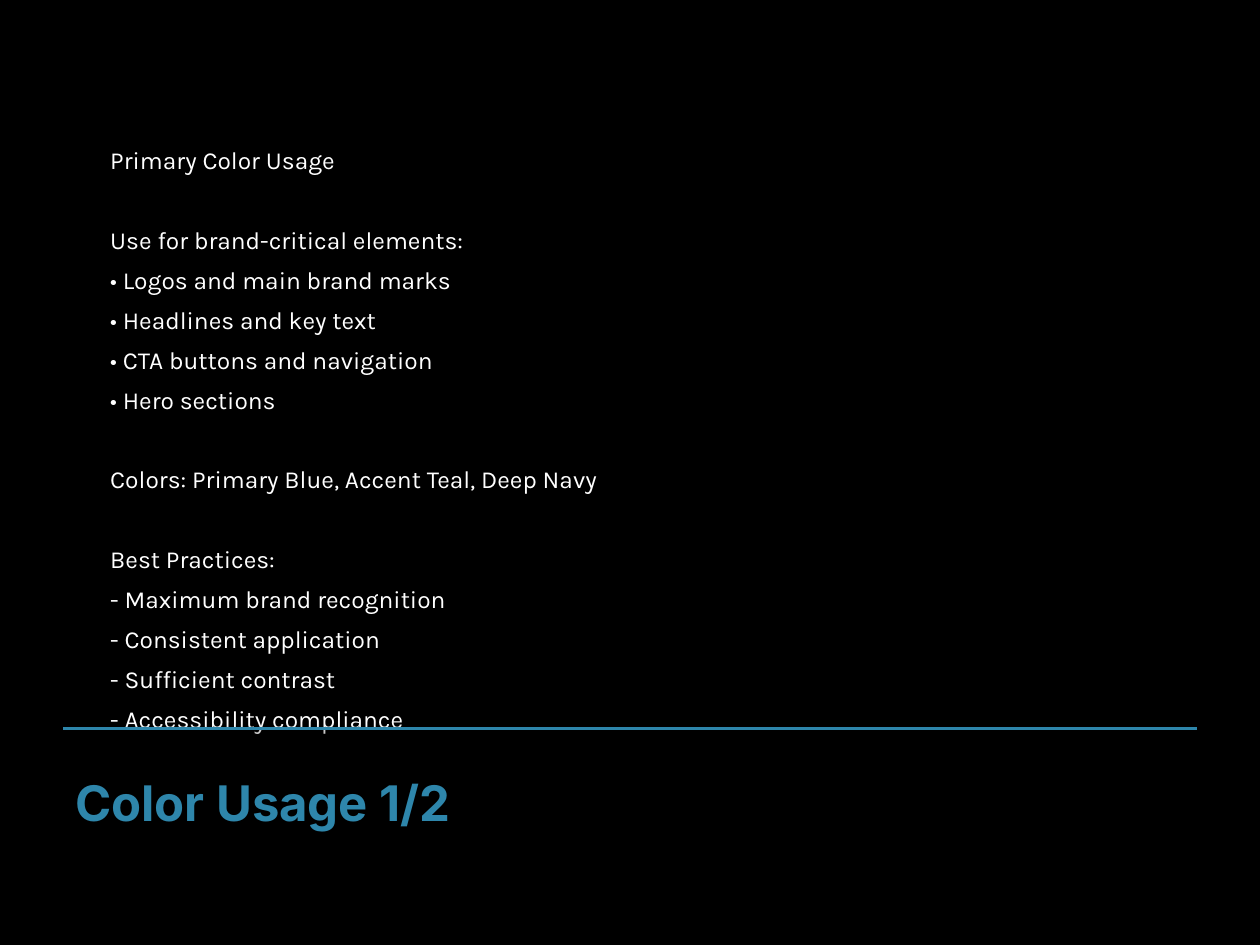
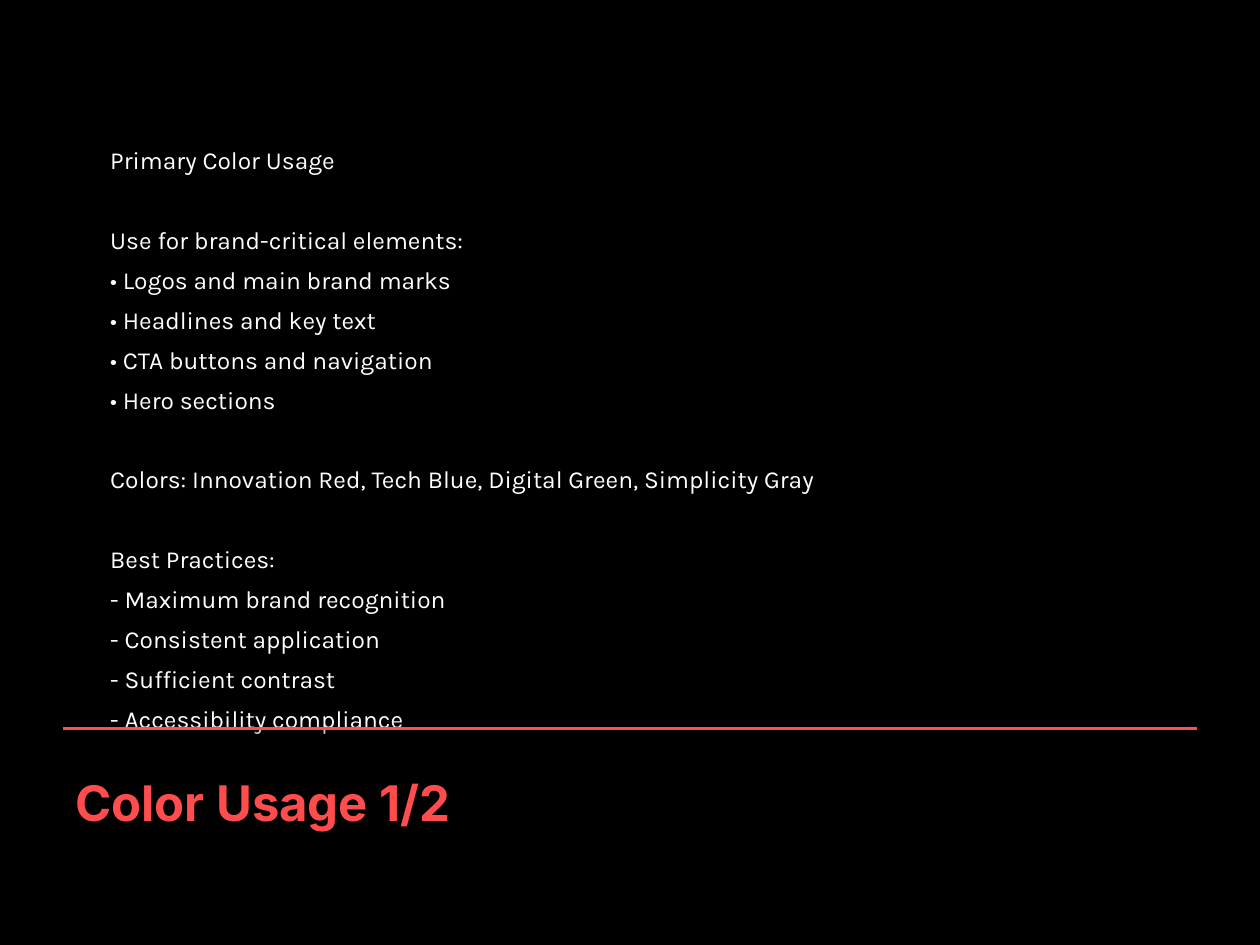
Before and after one commit to md-anas-sabah/brand_book_generator_crewai, a slide deck: slide 13 of output/techforward_live/techforward_live_enhanced_brand_book.pptx. Drawn at 1260x945 pixels with LibreOffice and Linux fonts; fonts in the diff are those of the drawing. Boxes give left, top, right and bottom in pixels: in the first picture for what was removed or moved away, otherwise in the second. Text is boxed around its words. In the diff, an @@ line names an element or a change of style, - is before the commit and + after.

```diff
--- a/output/techforward_live/techforward_live_enhanced_brand_book.pptx
+++ b/output/techforward_live/techforward_live_enhanced_brand_book.pptx
@@ text at <box>110,471,814,494</box>: text changed @@
-Colors: Primary Blue, Accent Teal, Deep Navy
+Colors: Innovation Red, Tech Blue, Digital Green, Simplicity Gray
@@ line (63, 728) - (1197, 728): stroke #2E86AB 2 pt to #FF4D4D 2 pt @@
@@ text "Color Usage 1/2" at <box>75,783,451,832</box>: text colour #2E86AB to #FF4D4D @@
```
Also in this commit, not shown: 13 other slides changed, 1 slide removed, 1 other file.
